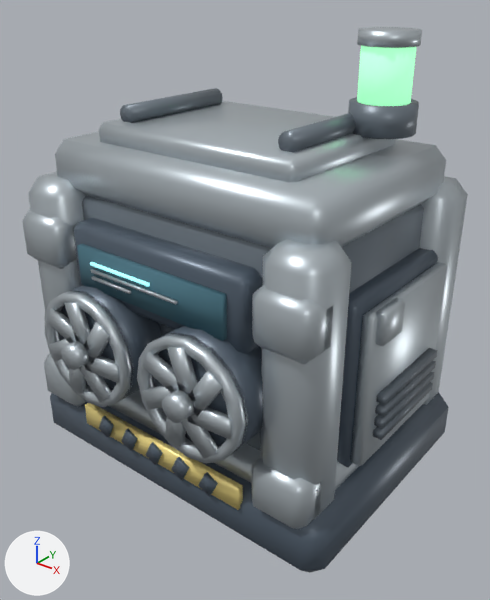
What one commit did to the glTF model assets/props/hvac_standard.glb.
Both versions are drawn from a 50 mm camera at (1.516, -1.902, 1.821) aimed at (0.062, -0.085, 0.695). Arrows for +X, +Y and +Z are at lower left; the lights stay in place. The older version comes first. Where no turn or scale is listed for an object, it has been applied to the vertices.

Names of what the first picture shows: 'Base_black', 'Body_black', 'CornerGuard_steel', 'FanBlade_steel', 'FanGuard_steel', 'Fan_black', 'Frame_steel', 'Housing_dark', 'RoofPanel_steel', 'ScreenGraphics_glow', 'ScreenGraphics_steel', 'ScreenSurface_screen', 'ServiceDoor_steel', 'TopCap_steel' and 11 more.
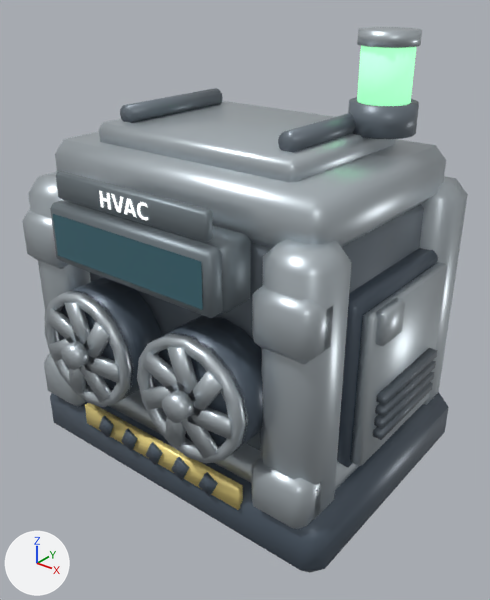
Changed parts and their boxes [x1, y1, x2, y2] in the pictures (490 x 600 px):
'Body_black', deleted: before [74, 218, 261, 354]
'LiveViewSurface_glass', added (cyan): after [53, 214, 203, 310]
'ScreenSurface_screen', deleted (cyan): before [77, 244, 227, 341]
'LiveViewSurfaceFrame_frame', added: after [50, 200, 223, 318]
'TypePlate_frame', added: after [56, 171, 213, 242]
'ScreenMount_frame', added: after [64, 200, 251, 313]
'ScreenGraphics_steel', deleted: before [91, 269, 178, 305]
'TypeLabel_white', added: after [99, 191, 148, 220]
'ScreenGraphics_glow', deleted: before [90, 262, 150, 287]

The change, as a diff of the scene's bpy script:
```diff
--- a/assets/props/hvac_standard.glb.py
+++ b/assets/props/hvac_standard.glb.py
@@ me_liveviewsurface_glass @@
+me_liveviewsurface_glass.from_pydata([(-0.331, -0.616, 0.945), (0.331, -0.616, 0.945), (0.331, -0.616, 1.095), (-0.331, -0.616, 1.095)], [], [(0, 1, 2), (0, 2, 3)])
+me_liveviewsurface_glass.materials.append(mat_glass)  # cyan #477380
@@ ob_body_black @@
-ob_body_black = bpy.data.objects.new('Body_black', me_body_black)
@@ ob_screensurface_screen @@
-ob_screensurface_screen = bpy.data.objects.new('ScreenSurface_screen', me_screensurface_screen)
@@ ob_screengraphics_glow @@
-ob_screengraphics_glow = bpy.data.objects.new('ScreenGraphics_glow', me_screengraphics_glow)
@@ ob_screengraphics_steel @@
-ob_screengraphics_steel = bpy.data.objects.new('ScreenGraphics_steel', me_screengraphics_steel)
@@ ob_typelabel_white @@
+ob_typelabel_white = bpy.data.objects.new('TypeLabel_white', me_typelabel_white)  # 64 vertices, 58 faces; spans x -0.105..0.105, y -0.595, z 1.158..1.212; in mat_white (white #f4f8f7, glowing light grey #d7dbd9)
+ob_typelabel_white.location = (0.0, 0.0, 0.0)
@@ ob_typeplate_frame @@
+ob_typeplate_frame = bpy.data.objects.new('TypePlate_frame', me_typeplate_frame)  # 24 vertices, 44 faces; spans x -0.331..0.331, y -0.592..-0.556, z 1.14..1.23; in mat_frame (grey #828d94)
+ob_typeplate_frame.location = (0.0, 0.0, 0.0)
@@ ob_liveviewsurface_glass @@
+ob_liveviewsurface_glass = bpy.data.objects.new('LiveViewSurface_glass', me_liveviewsurface_glass)
+ob_liveviewsurface_glass.location = (0.0, 0.0, 0.0)
@@ ob_liveviewsurfaceframe_frame @@
+ob_liveviewsurfaceframe_frame = bpy.data.objects.new('LiveViewSurfaceFrame_frame', me_liveviewsurfaceframe_frame)  # 24 vertices, 44 faces; spans x -0.361..0.361, y -0.612..-0.548, z 0.915..1.125; in mat_frame (grey #828d94)
+ob_liveviewsurfaceframe_frame.location = (0.0, 0.0, 0.0)
@@ ob_screenmount_frame @@
+ob_screenmount_frame = bpy.data.objects.new('ScreenMount_frame', me_screenmount_frame)  # 24 vertices, 44 faces; spans x -0.369..0.369, y -0.562..-0.422, z 0.91..1.13; in mat_frame (grey #828d94)
+ob_screenmount_frame.location = (0.0, 0.0, 0.0)
```
